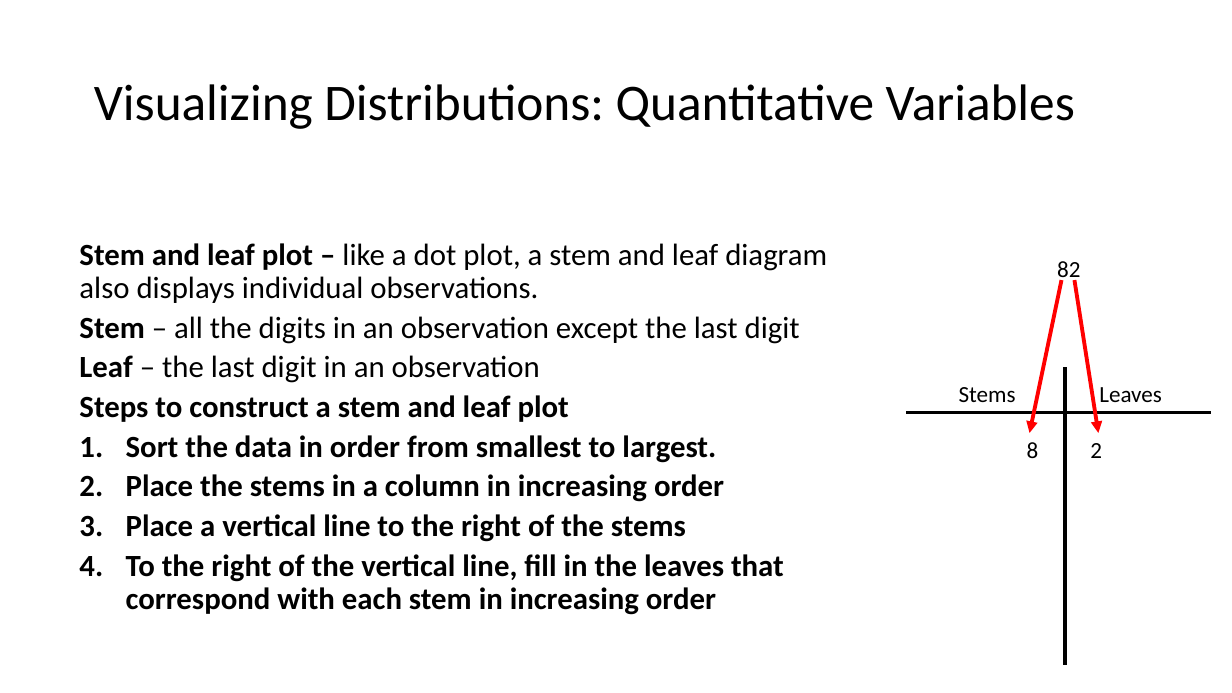
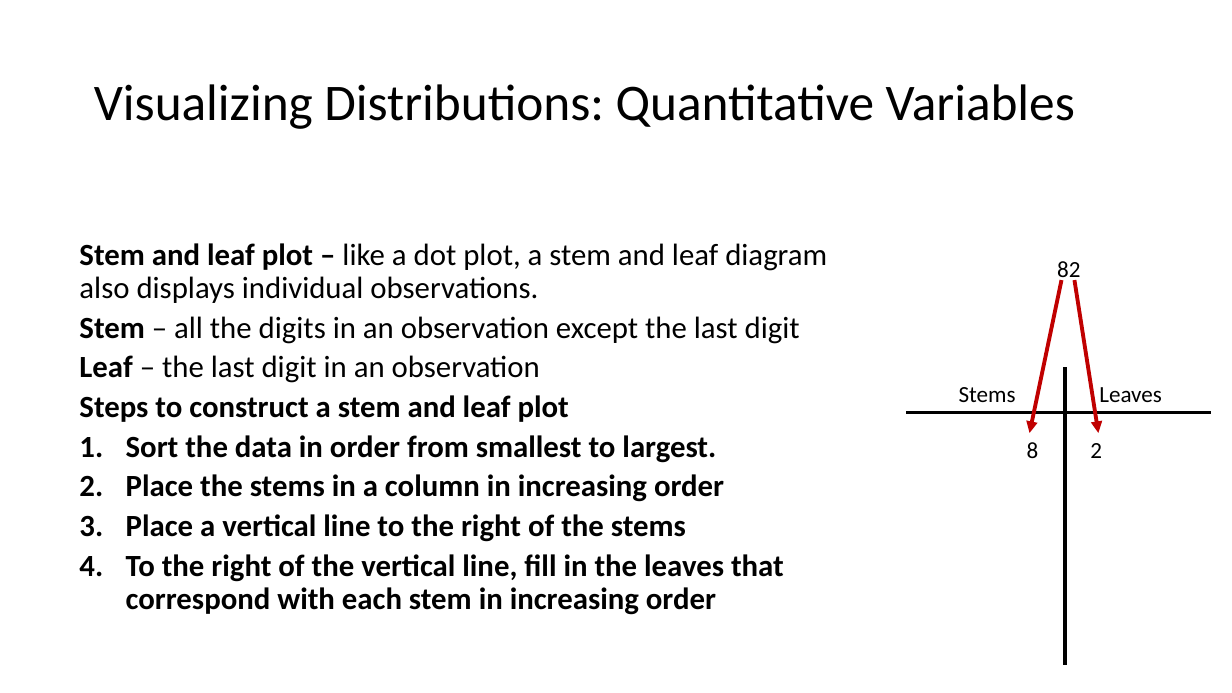
Before and after one commit to Jarred6068/Kvamme_UI_STAT251, a slide deck: slide 25 of docs/lecture_slides/Week 2/Week2_Lecture3_Slides_1_19_2024.pptx. Drawn at 1232x693 pixels with LibreOffice and Linux fonts; fonts in the diff are those of the drawing. Boxes give left, top, right and bottom in pixels: in the first picture for what was removed or moved away, otherwise in the second. Text is boxed around its words. In the diff, an @@ line names an element or a change of style, - is before the commit and + after.

```diff
--- a/docs/lecture_slides/Week 2/Week2_Lecture3_Slides_1_19_2024.pptx
+++ b/docs/lecture_slides/Week 2/Week2_Lecture3_Slides_1_19_2024.pptx
@@ arrow (1062, 280) - (1030, 433): stroke #FF0000 3 pt to #C00000 3 pt @@
@@ arrow (1075, 280) - (1099, 433): stroke #FF0000 3 pt to #C00000 3 pt @@
```
Also in this commit, not shown: 5 other slides changed, 13 other files.
